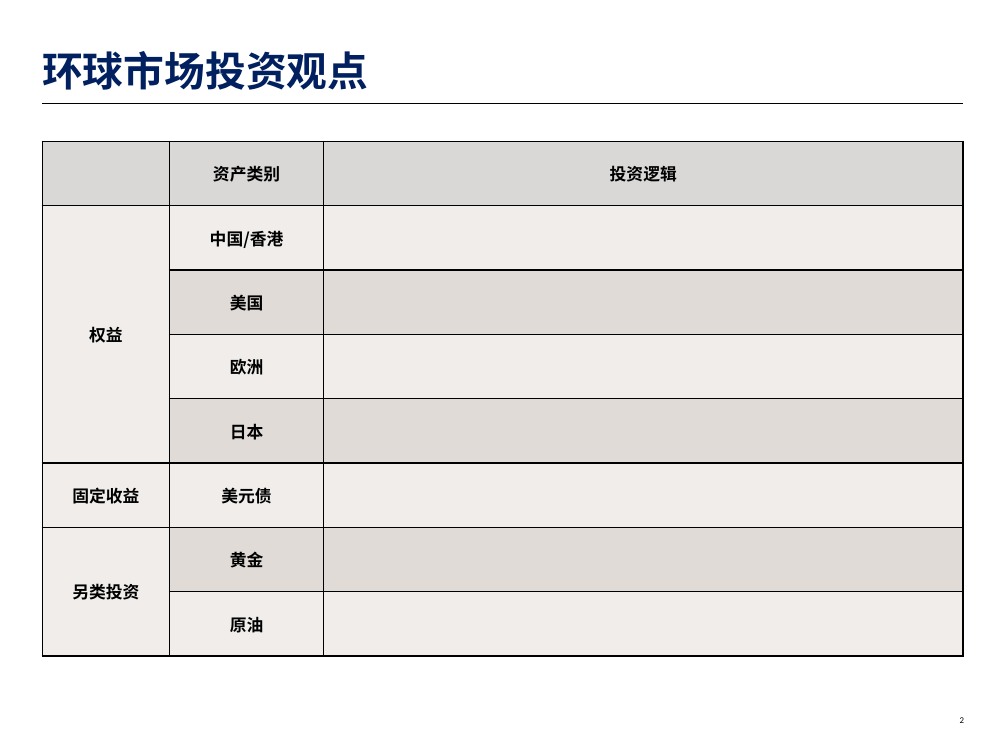
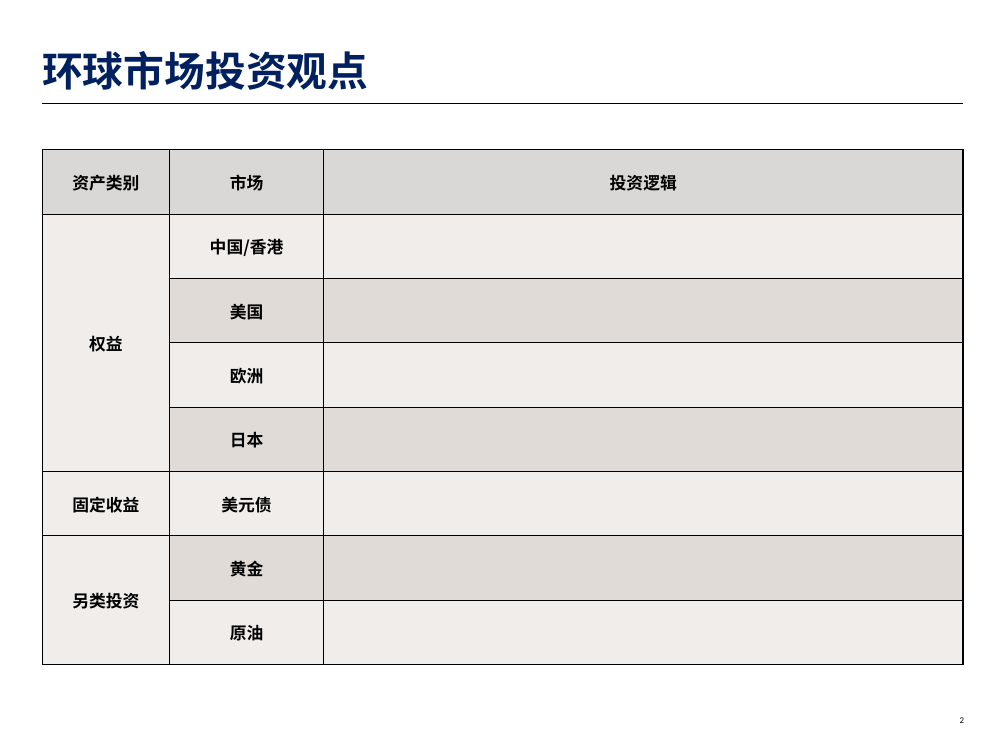
Before and after one commit to Charlotte-fargo/ai_ppt, a slide deck: slide 2 of template/AI PPT v3.pptx. Drawn at 1008x756 pixels with LibreOffice and Linux fonts; fonts in the diff are those of the drawing; background and template pictures are left out. Boxes give left, top, right and bottom in pixels: in the first picture for what was removed or moved away, otherwise in the second. Text is boxed around its words. In the diff, an @@ line names an element or a change of style, - is before the commit and + after.

```diff
--- a/template/AI PPT v3.pptx
+++ b/template/AI PPT v3.pptx
@@ table at <box>42,150,963,665</box> @@
-row 1, column 1: 
+row 1, column 1: 资产类别
-row 1, column 2: 资产类别
+row 1, column 2: 市场
@@ table: place and size @@
-table at <box>42,141,963,656</box>
+table at <box>42,150,963,665</box>
```
Also in this commit, not shown: 3 other files.
